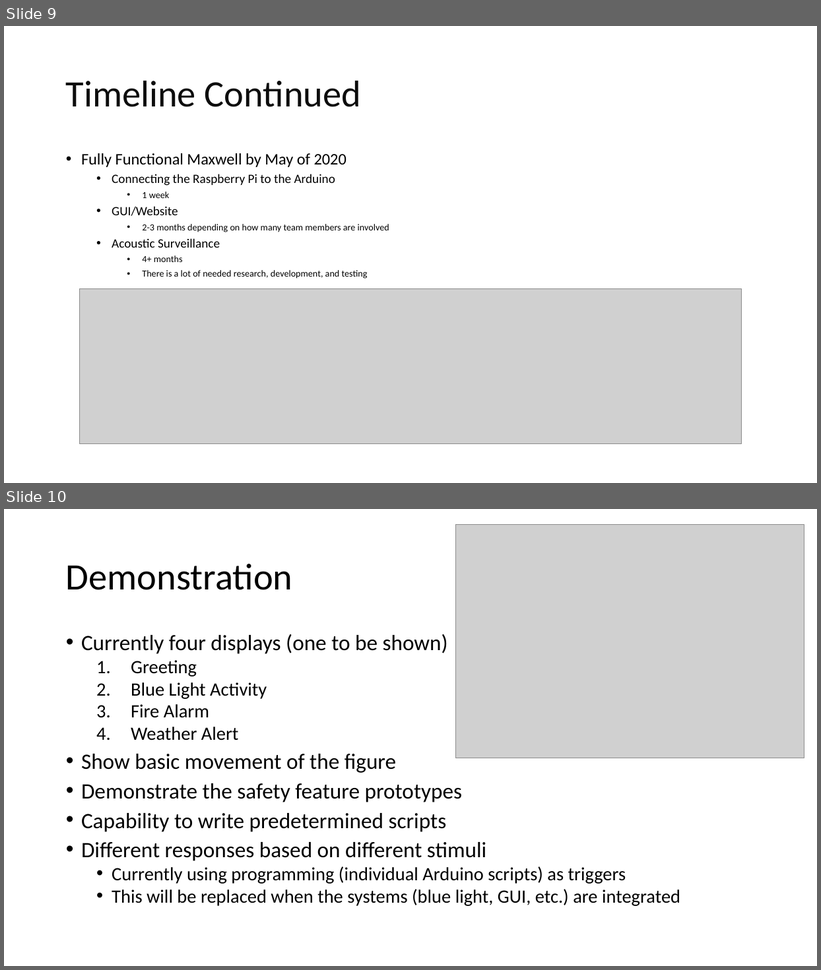
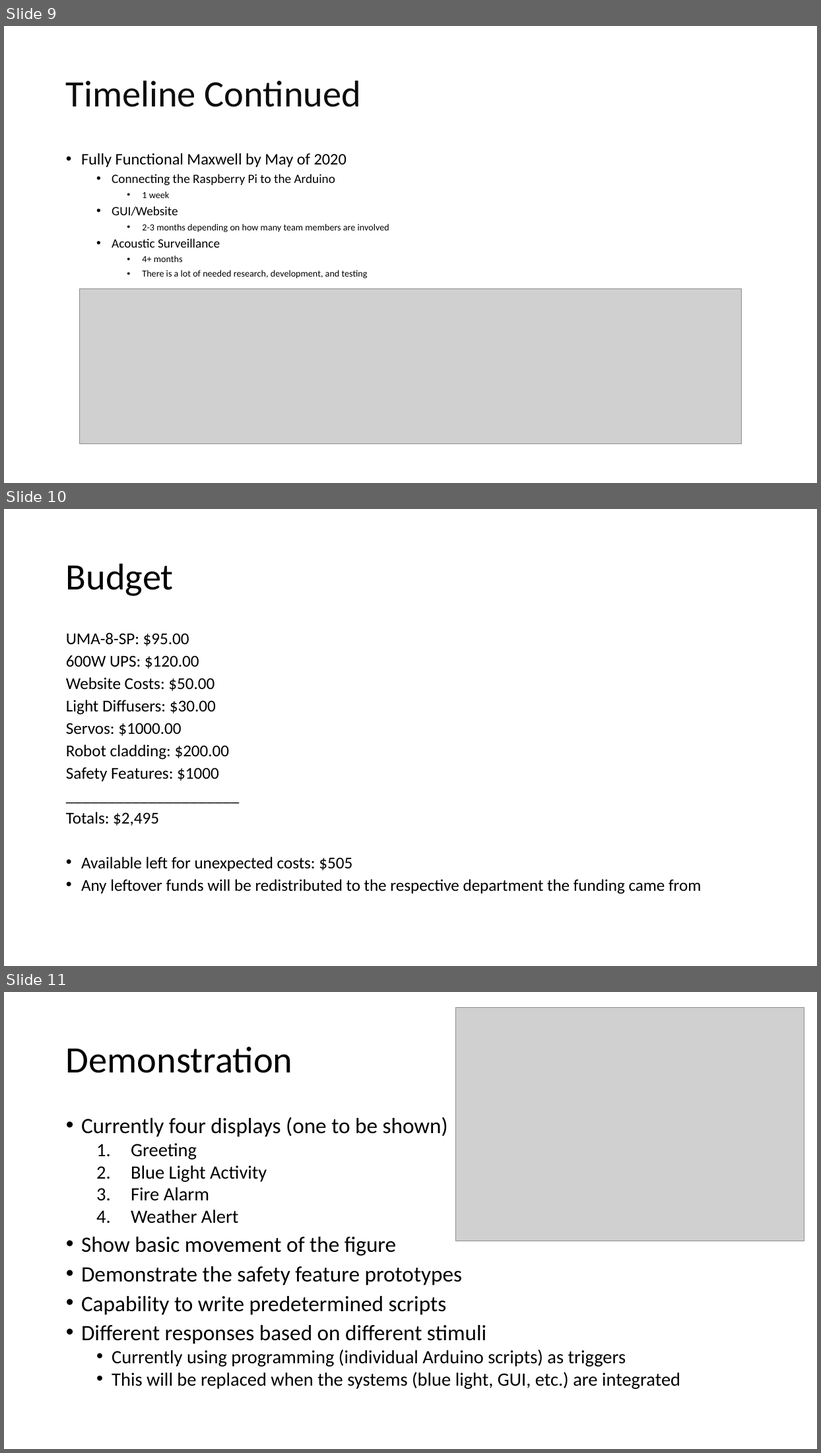
Before and after one commit to MaxwellBot/Main, a slide deck: Safety Demonstration 9.23.19.pptx. Shown one above the other, each under a label of ours: slides 9 and 10 before the commit, slides 9, 10 and 11 after it. The pictures are 821x970 and 821x1453 pixels, drawn with LibreOffice and Linux fonts; fonts in the diff are those of the drawing; grey boxes stand for pictures. Boxes give left, top, right and bottom in pixels: in the first picture for what was removed or moved away, otherwise in the second. Text is boxed around its words. In the diff, an @@ line names an element or a change of style, - is before the commit and + after.

```diff
--- a/Safety Demonstration 9.23.19.pptx
+++ b/Safety Demonstration 9.23.19.pptx
@@ slide 10 added at (x1=4, y1=509, x2=817, y2=966), background #FFFFFF @@
@@ title added at (x1=66, y1=563, x2=174, y2=596), 44 pt, text #000000 @@
+Budget
@@ text added at (x1=66, y1=633, x2=701, y2=894), 19.6 pt, text #000000 @@
+UMA-8-SP: $95.00
+600W UPS: $120.00
+Website Costs: $50.00
+Light Diffusers: $30.00
+Servos: $1000.00
+Robot cladding: $200.00
+Safety Features: $1000
+_____________________
+Totals: $2,495
+• Available left for unexpected costs: $505
+• Any leftover funds will be redistributed to the respective department the funding came from
@@ what was slide 10 is now slide 11 @@
```
Also in this commit, not shown: 1 slide changed.
